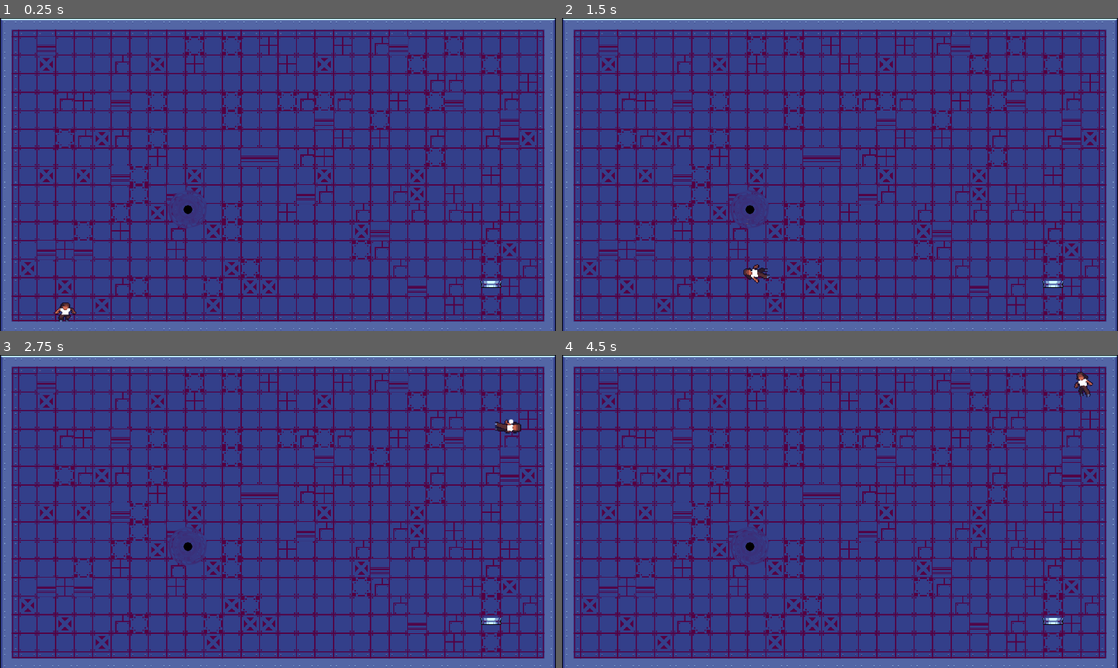
Above: before the commit, frames 1-4 (two rows, left to right).
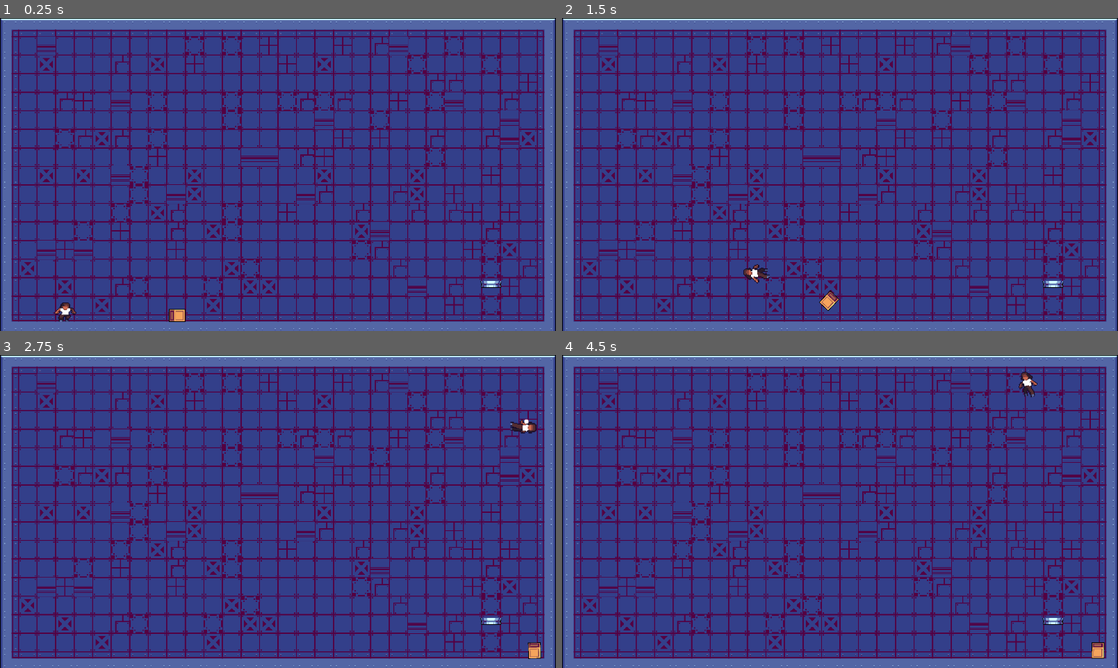
Above: after the commit, the same moments.

Repository: Harry32/ThinkyGameJam
Game: Godot game, scene res://scenes/levels/level_teste.tscn
The game is run twice, just before and just after one commit, with the same random seed, the same clock (stepped at 60 frames per second) and the same inputs. This scene is started directly instead of the project's main scene.
Inputs:
- Up to frame 1 (0.25 s): no input
- Up to frame 2 (1.5 s): hold Shift (Gravity) 0.53-1.28 s; hold D (Right) from 0.53 s (still down); tap Space (Jump) at 0.77 s; tap Shift (Gravity) at 1.35 s
- Up to frame 3 (2.75 s): tap Space (Jump) at 1.52 s; release D (Right) at 2.03 s; hold A (Left) from 2.03 s (still down); hold Shift (Gravity) from 2.03 s (still down)
- Up to frame 4 (4.5 s): release A (Left) at 2.78 s; release Shift (Gravity) at 2.78 s; hold D (Right) 2.78-4.28 s; tap Shift (Gravity) at 2.85, 4.35 s; tap Space (Jump) at 3.02, 3.77 s; hold Shift (Gravity) 3.53-4.28 s; hold A (Left) from 4.28 s (still down)

The runs differ from the first frame. In frame 1, 0.3% of the frame differs, in the area x 30-38%, y 54-98%; in frame 2, 0.3%; in frame 3, 0.6%; in frame 4, 0.7%, in the area x 30-98%, y 5-98%.

Commit message:
Fixed wight platform

Diff:
--- a/scenes/levels/level_teste.tscn
+++ b/scenes/levels/level_teste.tscn
@@ -2,7 +2,7 @@
 
 [ext_resource type="PackedScene" uid="uid://c8y7wph201vx4" path="res://scenes/levels/level.tscn" id="1_bryci"]
 [ext_resource type="PackedScene" uid="uid://osp2udv5iiwm" path="res://scenes/objects/teleporter.tscn" id="2_dpbl4"]
-[ext_resource type="PackedScene" uid="uid://cqb6p78klute2" path="res://scenes/mechanics/black_hole.tscn" id="3_qwdvn"]
+[ext_resource type="PackedScene" uid="uid://dguxwd8kbvmuh" path="res://scenes/objects/box.tscn" id="4_xrrdp"]
 
 [node name="LevelTeste" instance=ExtResource("1_bryci")]
 
@@ -12,5 +12,5 @@
 [node name="Teleporter" parent="." index="4" instance=ExtResource("2_dpbl4")]
 position = Vector2(1696, 939)
 
-[node name="BlackHole" parent="." index="5" instance=ExtResource("3_qwdvn")]
-position = Vector2(649, 661)
+[node name="Box" parent="." index="5" instance=ExtResource("4_xrrdp")]
+position = Vector2(612, 1021)
--- a/scripts/weight_platform.gd
+++ b/scripts/weight_platform.gd
@@ -13,6 +13,8 @@
 var originalPosition : Vector2
 var destinationPosition : Vector2
 var movementPosition: Vector2
+
+var tween: Tween
 
 
 func _ready():
@@ -63,7 +65,10 @@
 func move_platform(destination: Vector2):
 	var duration = int(destination.length() / float(speed * ($AnimatedSprite.scale.y/2)))
 
-	var tween = get_tree().create_tween()
+	if tween != null:
+		tween.kill()
+
+	tween = get_tree().create_tween()
 	tween.tween_property(self, "movementPosition", destination, duration)
 	tween.connect("finished", stop_animation)
 
